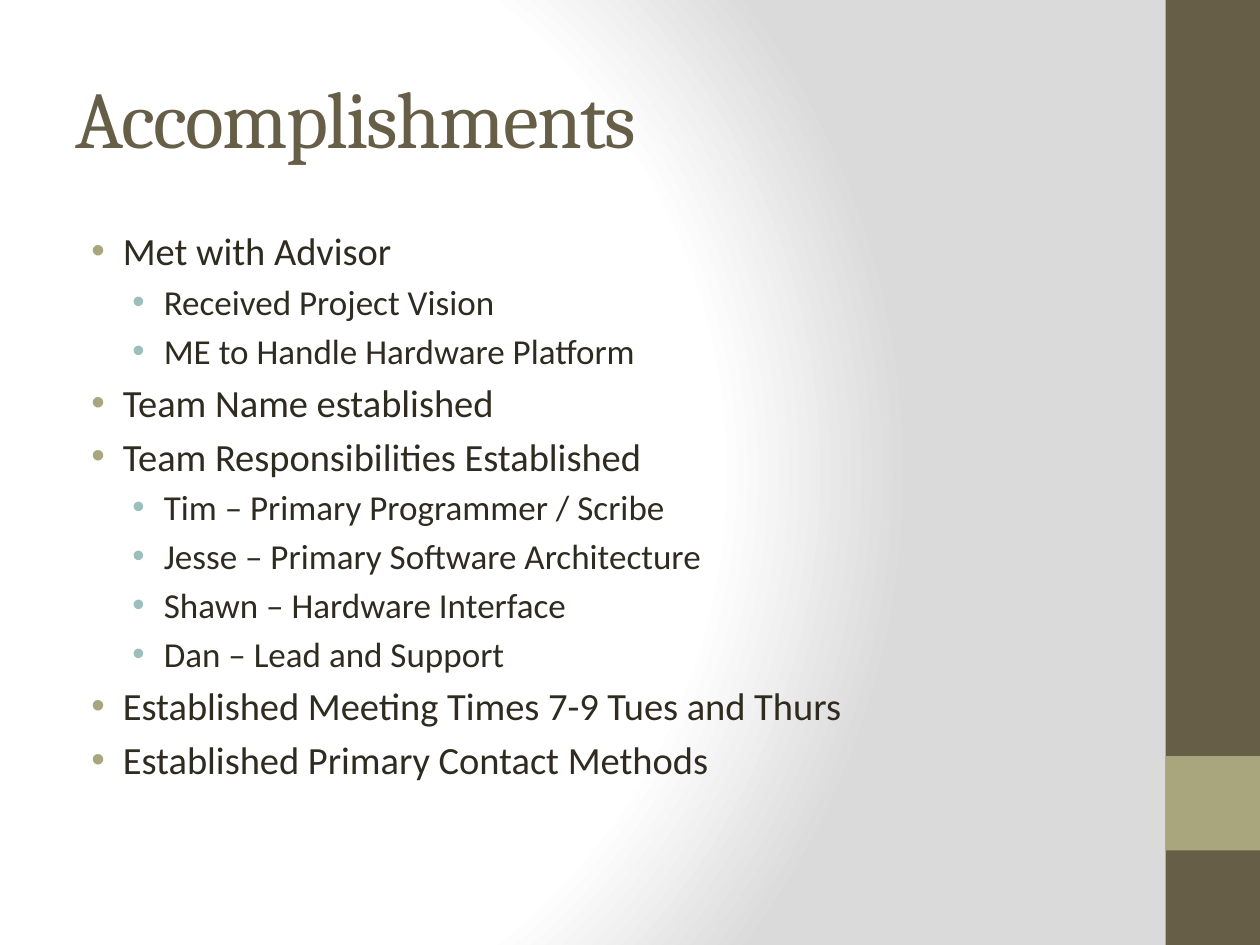
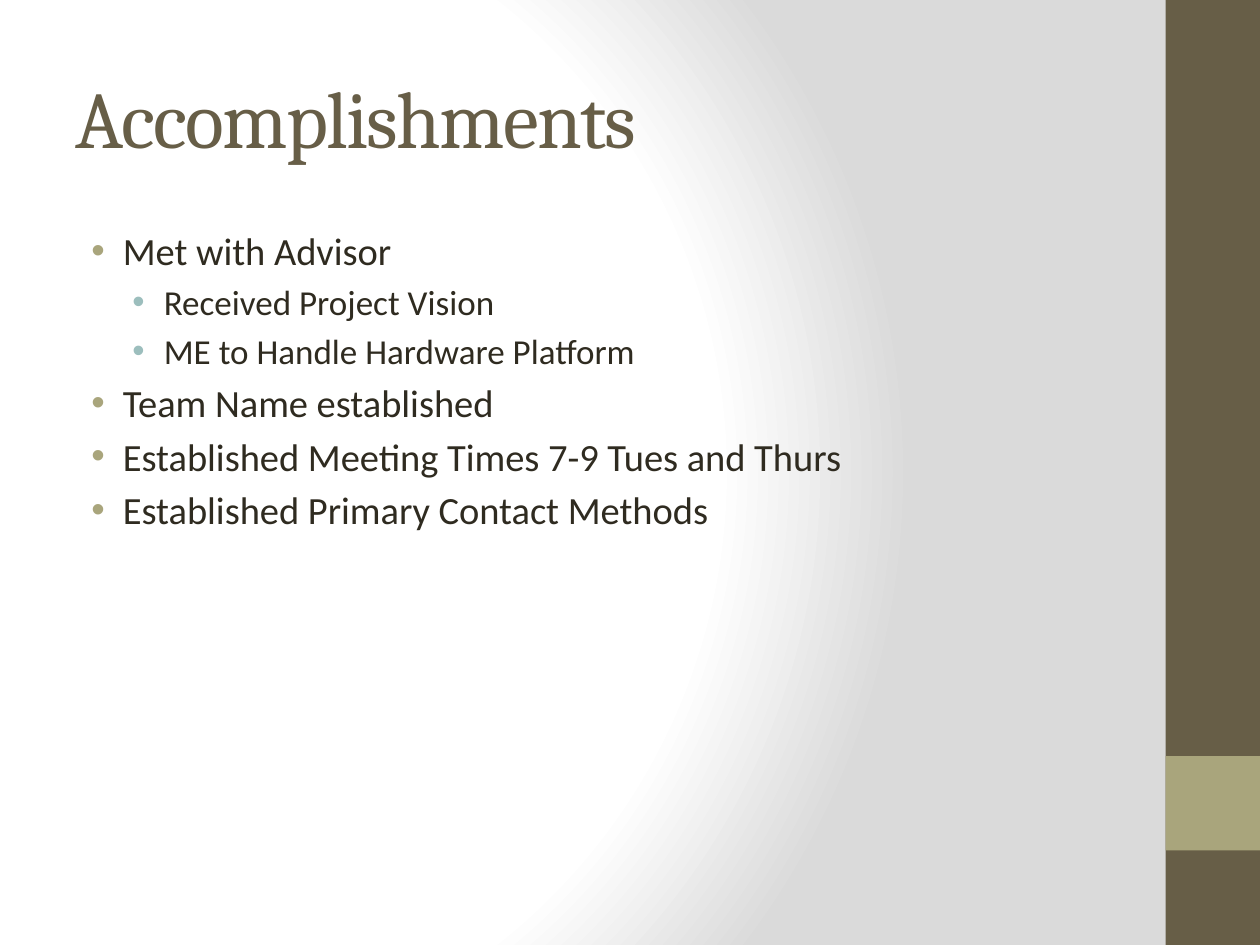
Before and after one commit to qpHalcy0n/SRDesign, a slide deck: slide 2 of Status Updates/2013 09 13.pptx. Drawn at 1260x945 pixels with LibreOffice and Linux fonts; fonts in the diff are those of the drawing. Boxes give left, top, right and bottom in pixels: in the first picture for what was removed or moved away, otherwise in the second. Text is boxed around its words. In the diff, an @@ line names an element or a change of style, - is before the commit and + after.

```diff
--- a/Status Updates/2013 09 13.pptx
+++ b/Status Updates/2013 09 13.pptx
@@ text at (123, 444, 700, 673): paragraphs removed @@
-• Team Responsibilities Established
-  • Tim – Primary Programmer / Scribe
-  • Jesse – Primary Software Architecture
-  • Shawn – Hardware Interface
-  • Dan – Lead and Support
```
Also in this commit, not shown: 4 other slides changed, 2 slides added.
